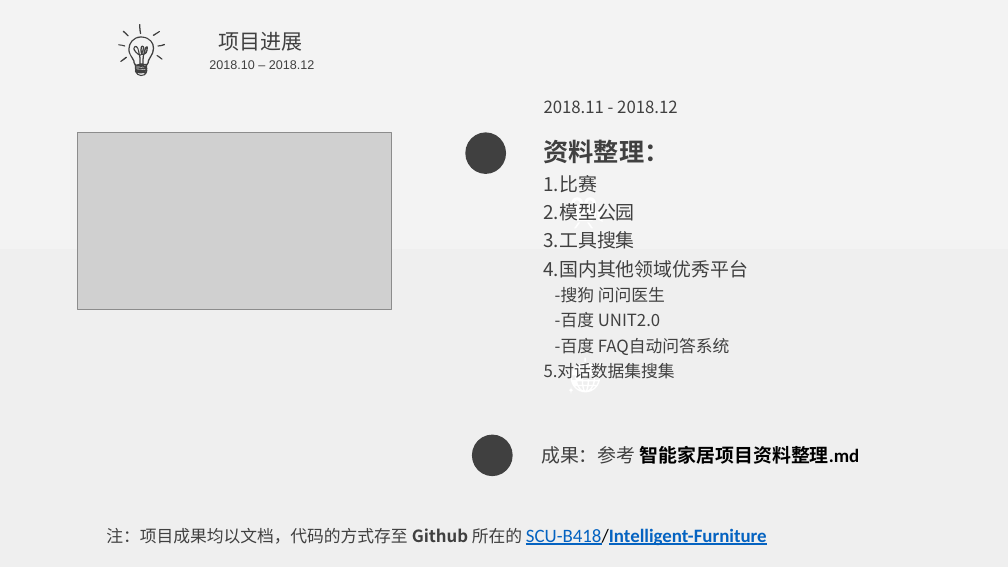
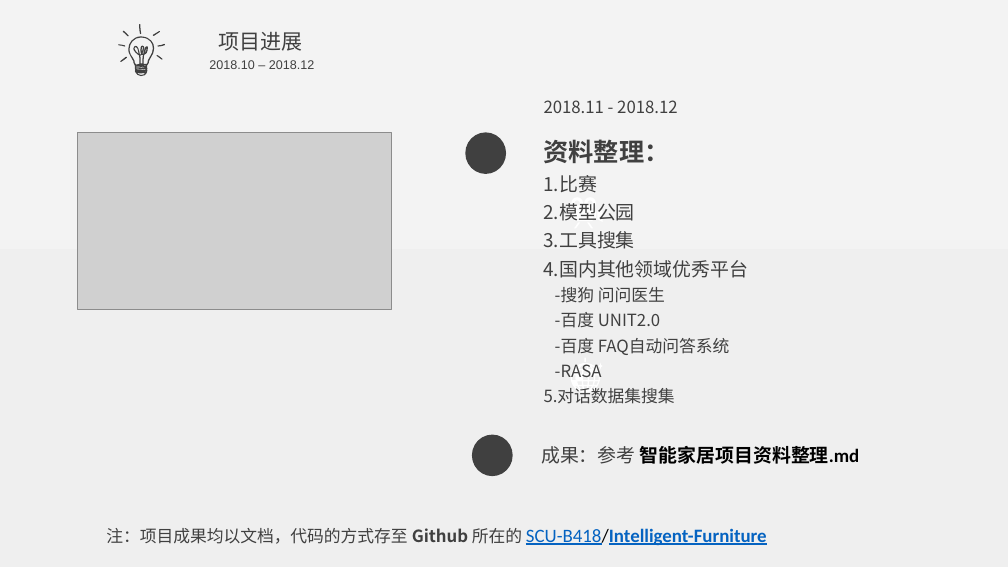
Before and after one commit to SCU-B418/Intelligent-Furniture, a slide deck: slide 6 of PPT/智能家居项目进度20181211.pptx. Drawn at 1008x567 pixels with LibreOffice and Linux fonts; fonts in the diff are those of the drawing; grey boxes stand for pictures. Boxes give left, top, right and bottom in pixels: in the first picture for what was removed or moved away, otherwise in the second. Text is boxed around its words. In the diff, an @@ line names an element or a change of style, - is before the commit and + after.

```diff
--- a/PPT/智能家居项目进度20181211.pptx
+++ b/PPT/智能家居项目进度20181211.pptx
@@ text at box(555, 364, 602, 377): paragraph added @@
+-RASA
```
Also in this commit, not shown: 2 other slides changed.
